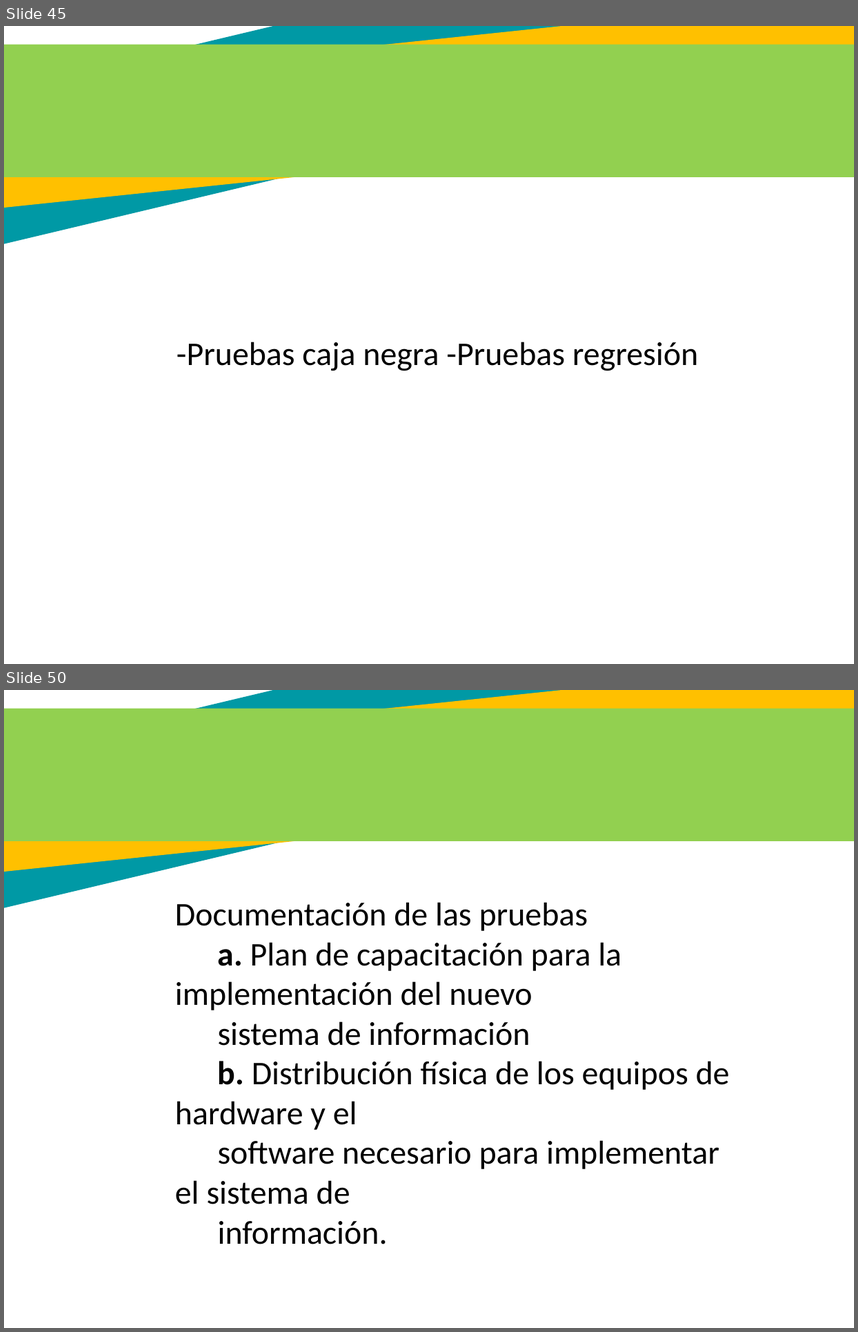
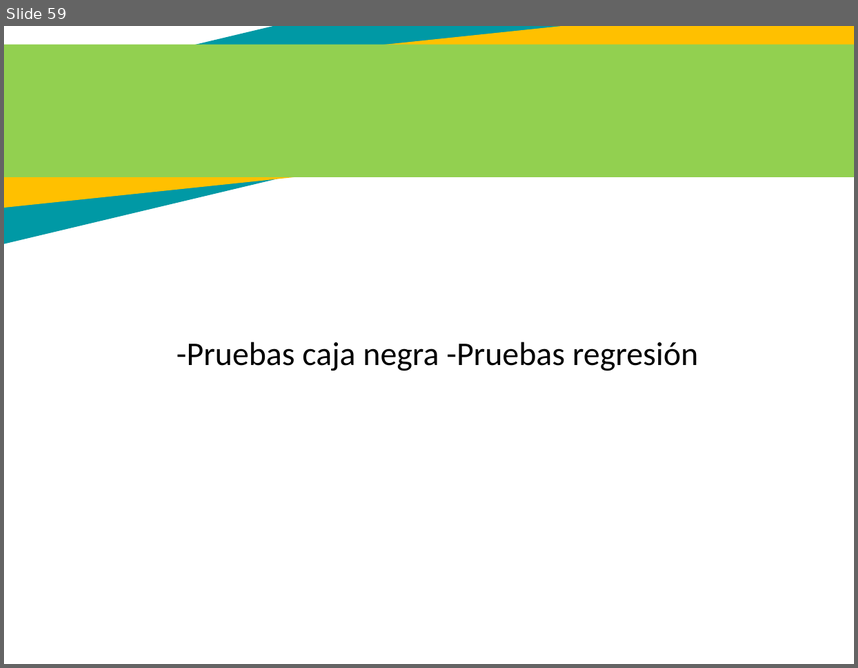
Before and after one commit to juannicolasvargas/SANF-solutions-helps, a slide deck: Sexto Trimestre/PresentacionV6 terminar- 1012.pptx. Shown one above the other, each under a label of ours: slides 45 and 50 before the commit, slide 59 after it; the slides between them are not shown. The pictures are 858x1332 and 858x668 pixels, drawn with LibreOffice and Linux fonts; fonts in the diff are those of the drawing. Boxes give left, top, right and bottom in pixels: in the first picture for what was removed or moved away, otherwise in the second. Text is boxed around its words. In the diff, an @@ line names an element or a change of style, - is before the commit and + after.

```diff
--- a/Sexto Trimestre/PresentacionV6 terminar- 1012.pptx
+++ b/Sexto Trimestre/PresentacionV6 terminar- 1012.pptx
@@ slide 50 removed at (4, 690, 854, 1328), background #FFFFFF; not listed: 3 template elements that a slide beside it also shows @@
@@ text removed at (175, 902, 730, 1244) @@
-Documentación de las pruebas
-a. Plan de capacitación para la implementación del nuevo
-sistema de información
-b. Distribución física de los equipos de hardware y el
-software necesario para implementar el sistema de
-información.
@@ what was slide 45 is now slide 59 @@
```
Also in this commit, not shown: 23 slides changed, 37 slides added, 12 other slides removed.
